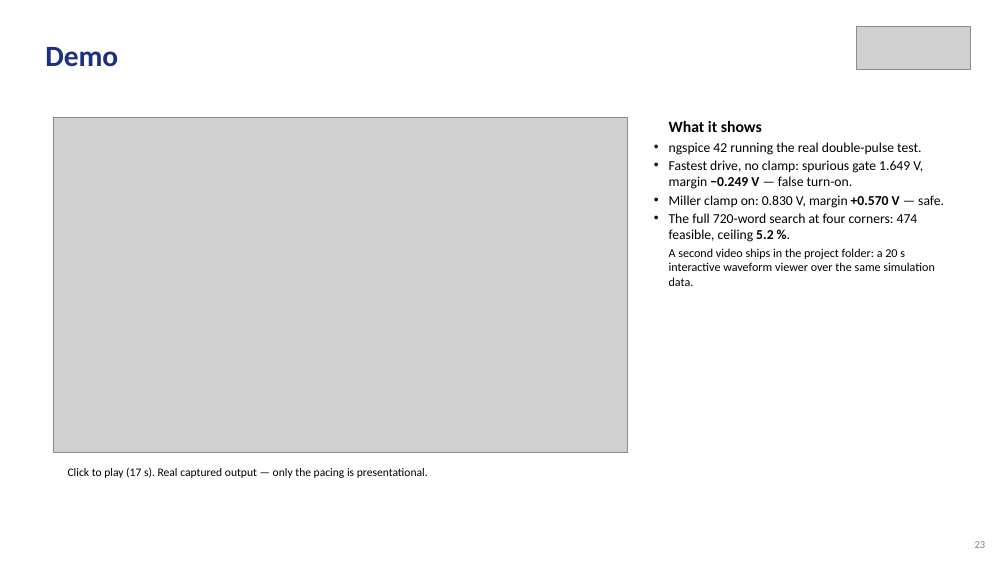
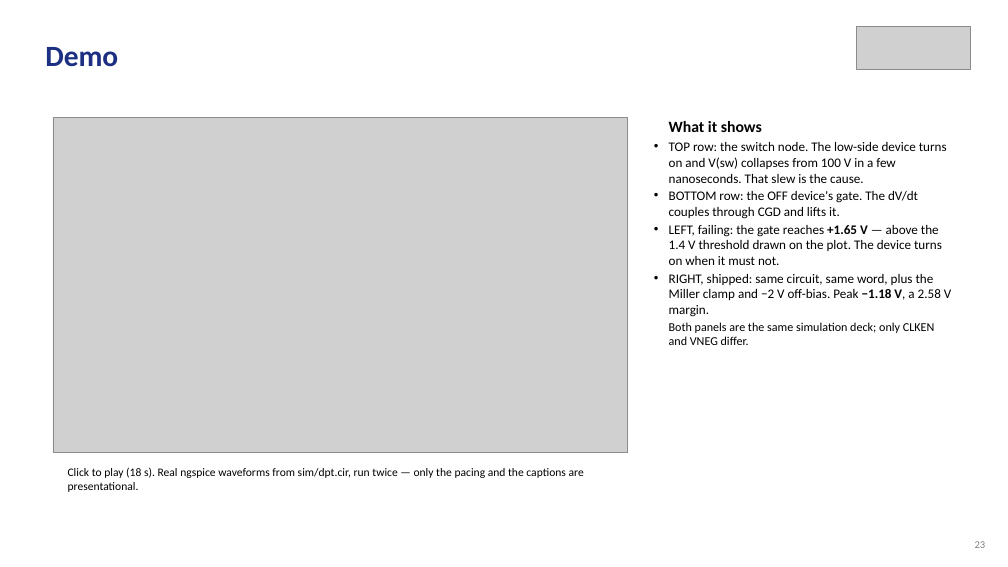
Before and after one commit to Amritha902/gan-driver, a slide deck: slide 23 of review/Review1_GaN_Segmented_Gate_Driver.pptx. Drawn at 1008x567 pixels with LibreOffice and Linux fonts; fonts in the diff are those of the drawing; grey boxes stand for pictures. Boxes give left, top, right and bottom in pixels: in the first picture for what was removed or moved away, otherwise in the second. Text is boxed around its words. In the diff, an @@ line names an element or a change of style, - is before the commit and + after.

```diff
--- a/review/Review1_GaN_Segmented_Gate_Driver.pptx
+++ b/review/Review1_GaN_Segmented_Gate_Driver.pptx
@@ text at [669,142,951,345]: text changed; size 13 to 12.5 pt @@
-• ngspice 42 running the real double-pulse test.
-• Fastest drive, no clamp: spurious gate 1.649 V, margin −0.249 V — false turn-on.
-• Miller clamp on: 0.830 V, margin +0.570 V — safe.
-• The full 720-word search at four corners: 474 feasible, ceiling 5.2 %.
-A second video ships in the project folder: a 20 s interactive waveform viewer over the same simulation data.
+• TOP row: the switch node. The low-side device turns on and V(sw) collapses from 100 V in a few nanoseconds. That slew is the cause.
+• BOTTOM row: the OFF device's gate. The dV/dt couples through CGD and lifts it.
+• LEFT, failing: the gate reaches +1.65 V — above the 1.4 V threshold drawn on the plot. The device turns on when it must not.
+• RIGHT, shipped: same circuit, same word, plus the Miller clamp and −2 V off-bias. Peak −1.18 V, a 2.58 V margin.
+Both panels are the same simulation deck; only CLKEN and VNEG differ.
@@ text at [68,467,584,492]: text changed @@
-Click to play (17 s). Real captured output — only the pacing is presentational.
+Click to play (18 s). Real ngspice waveforms from sim/dpt.cir, run twice — only the pacing and the captions are presentational.
```
Also in this commit, not shown: 6 other files.
